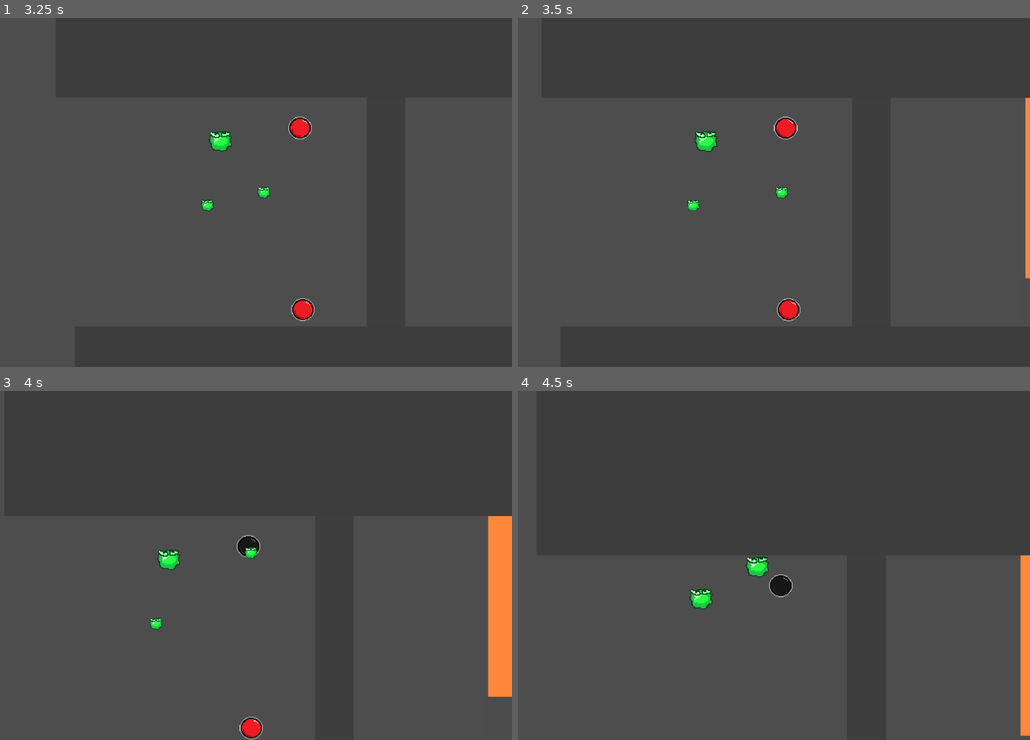
Above: before the commit, frames 1-4 (two rows, left to right).
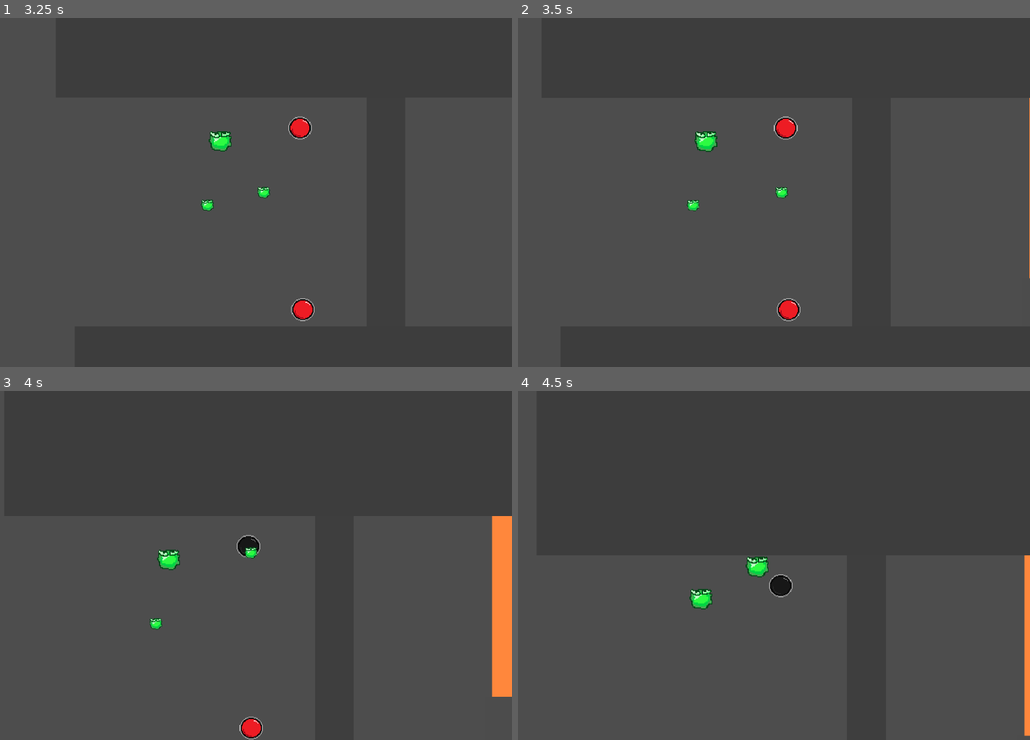
Above: after the commit, the same moments.

Repository: mEthan-e/BrainlessGameJam
Game: Godot game, scene res://Scenes/Levels/level_1.tscn
The game is run twice, just before and just after one commit, with the same random seed, the same clock (stepped at 60 frames per second) and the same inputs. This scene is started directly instead of the project's main scene.
Inputs (mouse positions are in pixels of both pictures, inside the frame that each line leads up to):
- Up to frame 1 (3.25 s): hold D (right) 0.53-1.25 s; tap E (split) at 0.6, 2.3, 2.85 s; click (266, 192) at 1.27 s; hold S (down) 2.03-2.78 s; tap Q (merge) at 2.1 s; hold D (right) from 2.78 s (still down)
- Up to frame 2 (3.5 s): keep holding D (right)
- Up to frame 3 (4 s): release D (right) at 3.53 s; hold W (up) from 3.53 s (still down); tap E (split) at 3.6 s
- Up to frame 4 (4.5 s): release W (up) at 4.28 s; hold A (left) from 4.28 s (still down); tap Q (merge) at 4.35 s

Frame 1 is identical in both runs. In frame 2, 0.4% of the frame differs, in the area x 99-100%, y 22-75%; in frame 3, 0.5%, in the area x 95-97%, y 35-88%; in frame 4, 0.5%.

Commit message:
finsih level

Diff:
--- a/brainless-game-jam-game/Scenes/Essentials/level_end.tscn
+++ b/brainless-game-jam-game/Scenes/Essentials/level_end.tscn
@@ -23,4 +23,14 @@
 [node name="win" type="AudioStreamPlayer2D" parent="." unique_id=716397003]
 stream = ExtResource("2_11hq4")
 
+[node name="Label" type="Label" parent="." unique_id=1575900193]
+offset_top = 10.0
+offset_right = 48.0
+offset_bottom = 33.0
+scale = Vector2(0.8219714, 0.8219714)
+theme_override_font_sizes/font_size = 6
+text = "LABEL"
+horizontal_alignment = 1
+vertical_alignment = 1
+
 [connection signal="body_entered" from="." to="." method="_on_body_entered"]
--- a/brainless-game-jam-game/Scenes/LevelDesign/bridge.tscn
+++ b/brainless-game-jam-game/Scenes/LevelDesign/bridge.tscn
@@ -4,14 +4,14 @@
 [ext_resource type="AudioStream" uid="uid://b70khs21g1xx5" path="res://Sounds/door open sfx.mp3" id="2_rn56h"]
 
 [sub_resource type="RectangleShape2D" id="RectangleShape2D_ys4pu"]
-size = Vector2(39, 39)
+size = Vector2(40.000004, 40.333332)
 
 [node name="Bridge" type="Area2D" unique_id=709602799]
 scale = Vector2(3, 3)
 script = ExtResource("1_d7in4")
 
 [node name="CollisionShape2D" type="CollisionShape2D" parent="." unique_id=201390087]
-position = Vector2(20.166668, 20.166668)
+position = Vector2(20.333334, 19.833334)
 shape = SubResource("RectangleShape2D_ys4pu")
 
 [node name="ColorRect" type="ColorRect" parent="." unique_id=987458050]
@@ -26,5 +26,6 @@
 [node name="open" type="AudioStreamPlayer2D" parent="." unique_id=1457144795]
 stream = ExtResource("2_rn56h")
 
+[connection signal="area_entered" from="." to="." method="_on_area_entered"]
 [connection signal="body_entered" from="." to="." method="_on_body_entered"]
 [connection signal="body_exited" from="." to="." method="_on_body_exited"]
--- a/brainless-game-jam-game/Scenes/Levels/level_1.tscn
+++ b/brainless-game-jam-game/Scenes/Levels/level_1.tscn
@@ -30,22 +30,25 @@
 extention_length = 1.0
 
 [node name="Danger" parent="." unique_id=114724795 instance=ExtResource("5_jv26f")]
-position = Vector2(2543, 619)
-scale = Vector2(123.233116, 65.360374)
+position = Vector2(2555, 423.00006)
+scale = Vector2(123.233116, 65.20037)
 
 [node name="Bridge" parent="." unique_id=709602799 instance=ExtResource("7_u5ghp")]
-position = Vector2(1987.0001, 891.00006)
+position = Vector2(1987, 990.00006)
 rotation = -1.5707964
 extention_length = 30.0
+colour = Color(0.23921569, 0.23921569, 0.23921569, 1)
 
 [node name="Bridge2" parent="." unique_id=932854133 instance=ExtResource("7_u5ghp")]
-position = Vector2(2036, 280)
-extention_length = 15.0
+position = Vector2(2008, 280)
+extention_length = 20.0
+colour = Color(0.23921569, 0.23921569, 0.23921569, 1)
 
 [node name="Bridge3" parent="." unique_id=1144033380 instance=ExtResource("7_u5ghp")]
-position = Vector2(2792, 331)
+position = Vector2(2792, 300)
 rotation = 1.5707964
 extention_length = 30.0
+colour = Color(0.23921569, 0.23921569, 0.23921569, 1)
 
 [node name="Bridge4" parent="." unique_id=798992289 instance=ExtResource("7_u5ghp")]
 position = Vector2(1297, 829)
@@ -86,7 +89,8 @@
 position = Vector2(2770, 315)
 
 [node name="LevelEnd" parent="." unique_id=992756739 instance=ExtResource("3_5f3p6")]
-position = Vector2(5850, 648)
+position = Vector2(4074.9998, 518)
+scale = Vector2(4.383043, 4.383043)
 
 [node name="TestPlayer" parent="." unique_id=1252202136 instance=ExtResource("4_jv26f")]
 position = Vector2(29, 363)
--- a/brainless-game-jam-game/Scripts/bridgeActual.gd
+++ b/brainless-game-jam-game/Scripts/bridgeActual.gd
@@ -8,6 +8,10 @@
 @onready var color_rect: ColorRect = $ColorRect
 var last_scale: float
 var bodys_on_bridge: Array
+var bridge_transfer: bool = false
+
+func _ready() -> void:
+	add_to_group("bridge")
 
 func extend(time: int) -> void:
 	var open_sound_count = 0
@@ -32,7 +36,7 @@
 	last_scale = scale.x
 
 func _on_body_exited(body: Node2D) -> void:
-	if(body.is_in_group("players")):
+	if(body.is_in_group("players") && !bridge_transfer):
 		bodys_on_bridge.erase(body)
 		body.on_bridge = false
 
@@ -41,3 +45,8 @@
 	if(body.is_in_group("players")):
 		body.on_bridge = true
 		bodys_on_bridge.append(body)
+
+
+func _on_area_entered(area: Area2D) -> void:
+	if (area.is_in_group("bridge")):
+		bridge_transfer = true
--- a/brainless-game-jam-game/level_end_trigger.gd
+++ b/brainless-game-jam-game/level_end_trigger.gd
@@ -1,10 +1,25 @@
 extends Area2D
 
 @export var next_level: PackedScene
+@export var clone_size_min: int = 2
 @onready var win: AudioStreamPlayer2D = $win
+@onready var label: Label = $Label
+
 
 func _on_body_entered(body: Node2D) -> void:
-	if (!win.playing):
-		win.play()
-	await get_tree().create_timer(3.0).timeout
-	get_tree().change_scene_to_packed(next_level)
+	if (body.is_in_group("players")):
+		if (!body.current_split_count >= clone_size_min):
+			return
+		if (!win.playing):
+			win.play()
+		await get_tree().create_timer(3.0).timeout
+		get_tree().change_scene_to_packed(next_level)
+
+func _process(delta: float) -> void:
+	match clone_size_min:
+		2:
+			label.text = "Requires a small clone"
+		1:
+			label.text = "Requires a \n medium clone"
+		0:
+			label.text = "Requires a large clone"
